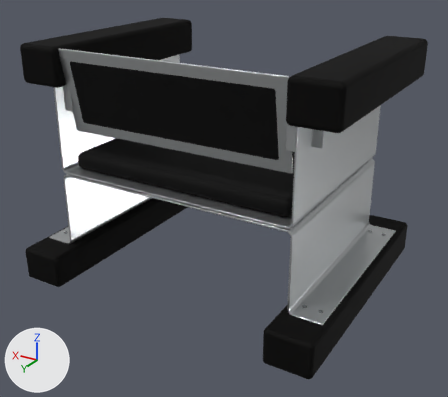
One commit to the Blender file site/psilo/cad/psilo-concept.blend: the scene before it, then after it.
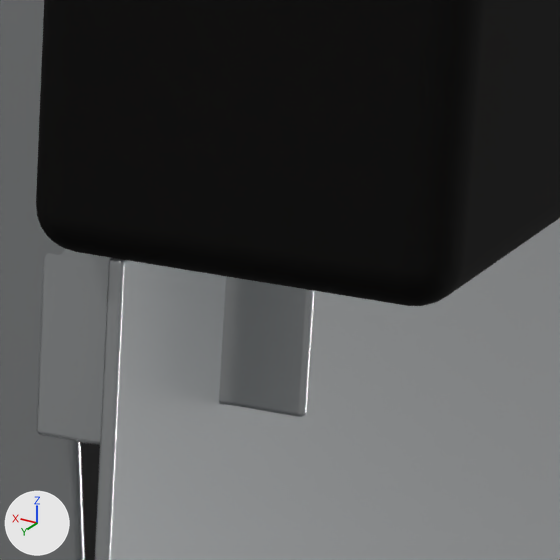
The first picture shows the older version from a 50 mm lens placed at (-0.879, 1.467, 0.953), pointed at (-0.022, 0.038, 0.238). The close-ups show the older and then the newer version on the part from 63% to 80% of the width and 23% to 42% of the height of that picture. Only the edits that show in the close-ups are written down. The axes (+X, +Y, +Z) are drawn at lower left. The lights are the same throughout.

The first close-up shows 'Backrest aluminium panel', 'Left arm timber', 'Left bent rear connector', 'Seat cushion', 'Upper continuous U-shaped sheet'.
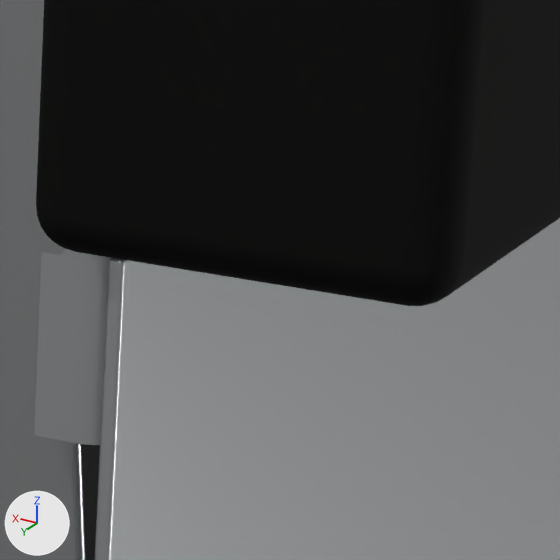
The change in detail:
me_bent_rear_connector is used by ob_left_bent_rear_connector; location (0.0, 0.0, 0.0).
me_bent_rear_connector had 40 vertices, 19 faces and spanned x -0.385..-0.321, y 0.211..0.267, z 0.505..0.594.
me_bent_rear_connector now has 40 vertices, 19 faces and spans x -0.344..-0.321, y 0.211..0.267, z 0.505..0.594.
me_bent_rear_connector part 1: 38 of 40 vertices moved; they spanned x -0.385..-0.337, y 0.211..0.267, z 0.505..0.594 and now span x -0.344..-0.3336, y 0.211..0.267, z 0.505..0.594; mean shift (0.0103, -0.0016, 0.0); largest move (-0.385, 0.211, 0.505) -> (-0.34, 0.211, 0.505).

Where the change shows, as pixel boxes (x1, y1, x2, y2) in the close-ups (560 x 560 px):
'Left bent rear connector', reshaped: before (36, 249, 316, 445); after (34, 249, 110, 445)
